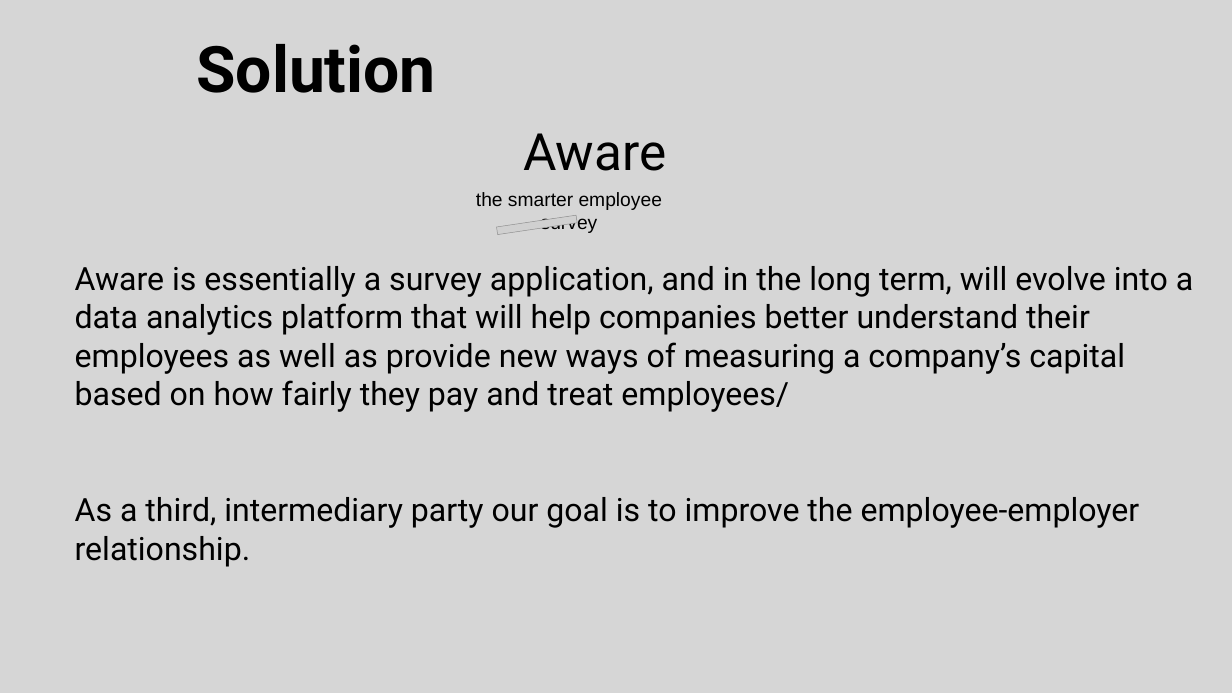
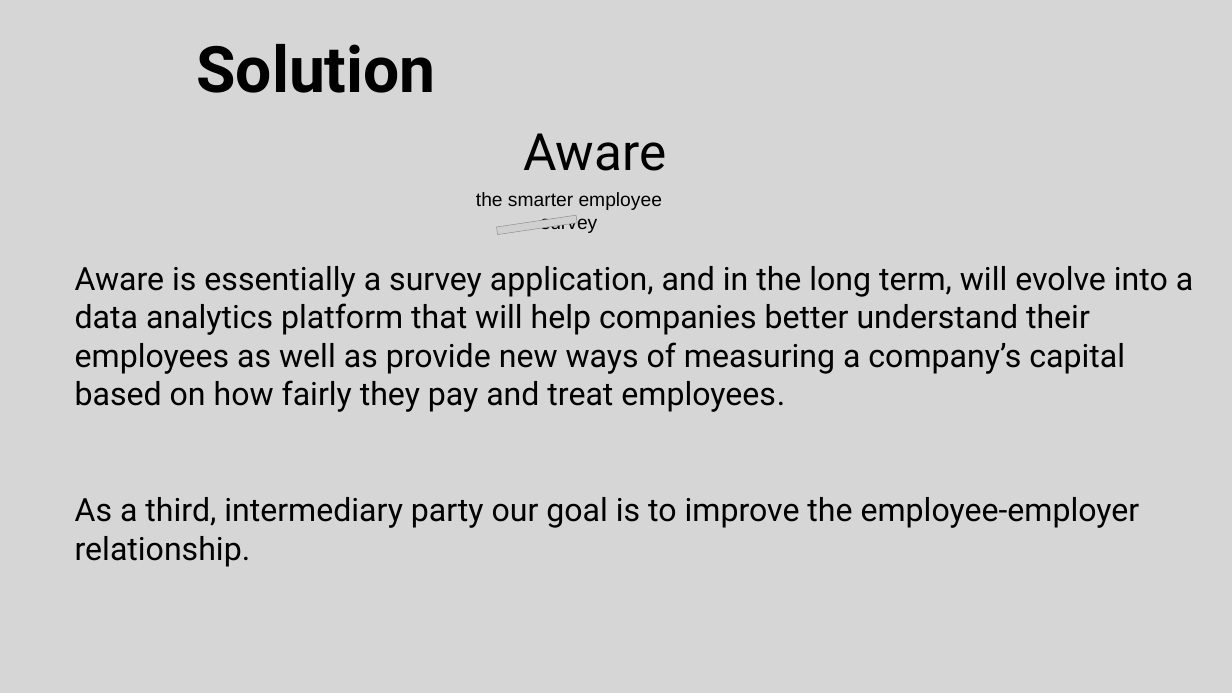
Before and after one commit to margaretmf/margaretmf.github.io, a slide deck: slide 8 of aware.pptx. Drawn at 1232x693 pixels with LibreOffice and Linux fonts; fonts in the diff are those of the drawing; grey boxes stand for pictures. Boxes give left, top, right and bottom in pixels: in the first picture for what was removed or moved away, otherwise in the second. Text is boxed around its words. In the diff, an @@ line names an element or a change of style, - is before the commit and + after.

```diff
--- a/aware.pptx
+++ b/aware.pptx
@@ text at (75,266,1193,412): text changed @@
-Aware is essentially a survey application, and in the long term, will evolve into a data analytics platform that will help companies better understand their employees as well as provide new ways of measuring a company’s capital based on how fairly they pay and treat employees/
+Aware is essentially a survey application, and in the long term, will evolve into a data analytics platform that will help companies better understand their employees as well as provide new ways of measuring a company’s capital based on how fairly they pay and treat employees.
```
Also in this commit, not shown: 1 other slide changed.
